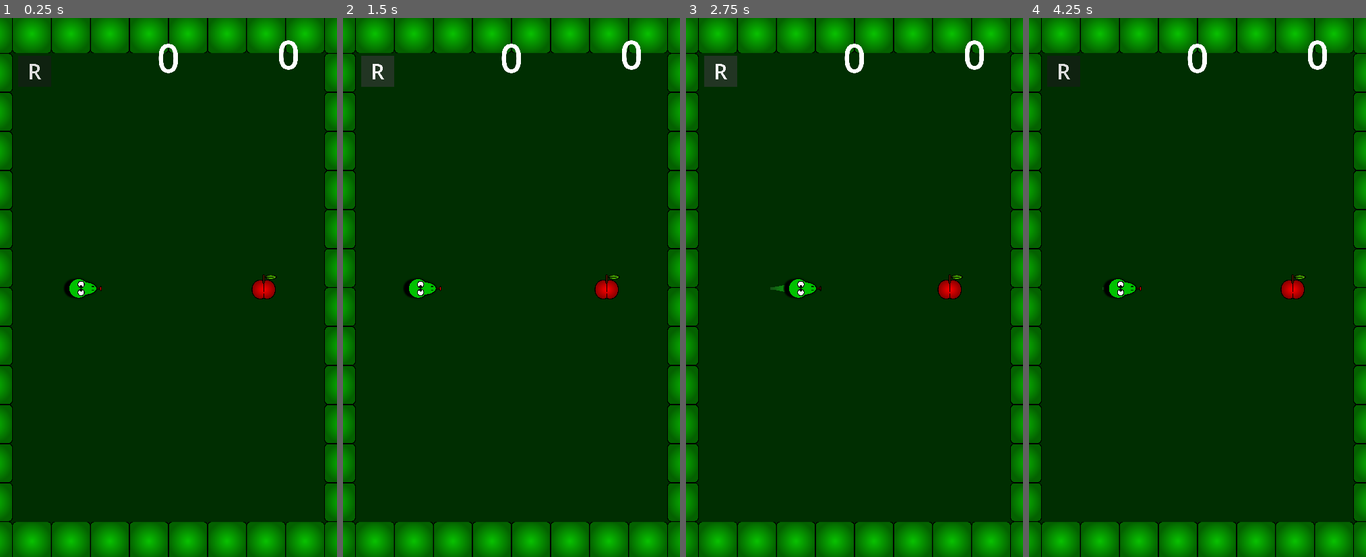
Above: before the commit, frames 1-4 (left to right).
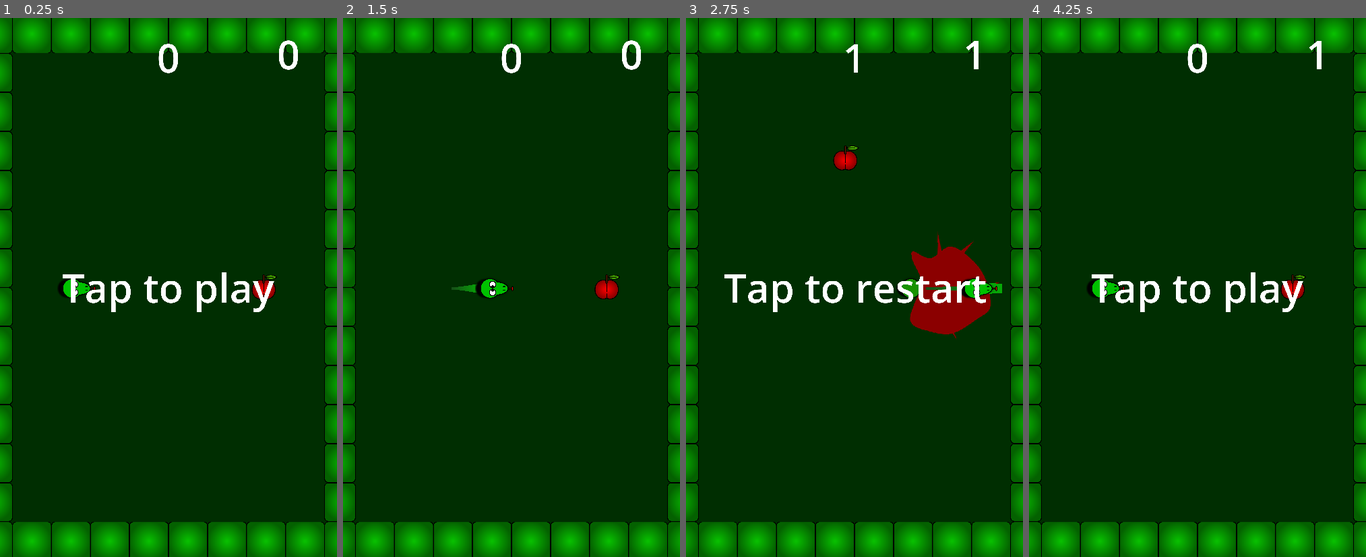
Above: after the commit, the same moments.

Repository: B-mo2000/snake-car
Game: Godot game, scene res://ttt/world.tscn
Two runs of this game, one before a commit and one after it. Both use one fixed random seed, a clock stepped at 60 frames per second and the inputs below.
Inputs (mouse positions are in pixels of both pictures, inside the frame that each line leads up to):
- Up to frame 1 (0.25 s): no input
- Up to frame 2 (1.5 s): click (376, 71) at 0.5 s, where only the run before the commit has a clickable "R"; click (376, 71) at 1.25 s, where only the run before the commit has a clickable "R"
- Up to frame 3 (2.75 s): click (719, 71) at 2 s, where only the run before the commit has a clickable "R"
- Up to frame 4 (4.25 s): tap Enter at 2.75, 3.5 s; move the mouse to (1271, 260) at 2.77 s; hold A (a) 2.78-3.53 s; tap D (d) at 3.05, 3.6 s; move the mouse to (1130, 314) at 3.52 s; tap R (r) at 3.8 s

The runs differ from the first frame. In frame 1, 1.4% of the frame differs, in the area x 8-82%, y 8-55%; in frame 2, 1.2%; in frame 3, 5.5%, in the area x 5-94%, y 4-60%; in frame 4, 1.6%.

Commit message:
tap

Diff:
--- a/project.godot
+++ b/project.godot
@@ -53,6 +53,15 @@
 "events": [Object(InputEventKey,"resource_local_to_scene":false,"resource_name":"","device":-1,"window_id":0,"alt_pressed":false,"shift_pressed":false,"ctrl_pressed":false,"meta_pressed":false,"pressed":false,"keycode":0,"physical_keycode":82,"key_label":0,"unicode":114,"echo":false,"script":null)
 ]
 }
+tap={
+"deadzone": 0.5,
+"events": [Object(InputEventKey,"resource_local_to_scene":false,"resource_name":"","device":-1,"window_id":0,"alt_pressed":false,"shift_pressed":false,"ctrl_pressed":false,"meta_pressed":false,"pressed":false,"keycode":0,"physical_keycode":32,"key_label":0,"unicode":32,"echo":false,"script":null)
+]
+}
+
+[input_devices]
+
+pointing/emulate_touch_from_mouse=true
 
 [rendering]
 
--- a/ttt/Auto.gd
+++ b/ttt/Auto.gd
@@ -6,6 +6,7 @@
 
 var player_pos : Vector2
 var x_x :bool = false
+var tap_to_play = false
 
 var score = 0
 var Hscore = 0
--- a/ttt/player.gd
+++ b/ttt/player.gd
@@ -23,6 +23,7 @@
 	if Input.is_action_just_pressed("quit"):
 		get_tree().quit()
 	if Input.is_action_just_pressed("r"):
+		Auto.tap_to_play = false
 		Auto._button()
 		Auto.score = 0
 		Auto.x_x = false
@@ -42,7 +43,7 @@
 # Called every frame. 'delta' is the elapsed time since the previous frame.
 func _physics_process(delta):
 	_quit()
-	if x_x == false:
+	if x_x == false and Auto.tap_to_play == true:
 		_move()
 
 
--- a/ttt/world.gd
+++ b/ttt/world.gd
@@ -2,7 +2,10 @@
 
 @onready var score = $score
 @onready var hscore = $Hscore
-@onready var play = $play
+@onready var tap = $tap
+@onready var tap_to_play = $tap_to_play
+@onready var tap_to_restart = $tap_to_restart
+@onready var restart = $restart
 
 # Called when the node enters the scene tree for the first time.
 func _ready():
@@ -12,13 +15,30 @@
 	score.text = str(Auto.score)
 	hscore.text = str(Auto.Hscore)
 
+func _tap():
+	if Input.is_action_just_pressed("tap"):
+		Auto.tap_to_play = true
+
 # Called every frame. 'delta' is the elapsed time since the previous frame.
 func _process(delta):
 	_score()
-
-
-func _on_play_pressed():
-	Auto.score = 0
-	Auto.x_x = false
-	Auto._button()
-	get_tree().reload_current_scene()
+	if Auto.tap_to_play == false:
+		_tap()
+	if Auto.tap_to_play == true:
+		tap.hide()
+		tap_to_play.hide()
+	if Auto.tap_to_play == false:
+		tap.show()
+		tap_to_play.show()
+	if Auto.x_x == true:
+		tap_to_restart.show()
+		restart.show()
+		if Input.is_action_just_pressed("r"):
+			Auto.score = 0
+			Auto.x_x = false
+			Auto._button()
+			Auto.tap_to_play = false
+			get_tree().reload_current_scene()
+	if Auto.x_x == false:
+		tap_to_restart.hide()
+		restart.hide()
--- a/ttt/world.tscn
+++ b/ttt/world.tscn
@@ -17,6 +17,9 @@
 tile_size = Vector2i(250, 250)
 physics_layer_0/collision_layer = 1
 sources/0 = SubResource("TileSetAtlasSource_nkldp")
+
+[sub_resource type="RectangleShape2D" id="RectangleShape2D_tsgqj"]
+size = Vector2(2500, 3500)
 
 [node name="world" type="Node2D"]
 script = ExtResource("1_4533x")
@@ -65,15 +68,36 @@
 vertical_alignment = 1
 metadata/_edit_lock_ = true
 
-[node name="play" type="Button" parent="."]
+[node name="tap_to_play" type="Label" parent="."]
 z_index = 2
-offset_left = -965.0
-offset_top = -1486.0
-offset_right = -751.0
-offset_bottom = -1289.0
-theme_override_font_sizes/font_size = 138
-text = "R
-"
+offset_left = -683.0
+offset_top = -177.0
+offset_right = 679.0
+offset_bottom = 172.0
+theme_override_font_sizes/font_size = 256
+text = "Tap to play"
+horizontal_alignment = 1
+vertical_alignment = 1
 metadata/_edit_lock_ = true
 
-[connection signal="pressed" from="play" to="." method="_on_play_pressed"]
+[node name="tap_to_restart" type="Label" parent="."]
+z_index = 2
+offset_left = -839.0
+offset_top = -177.0
+offset_right = 850.0
+offset_bottom = 172.0
+theme_override_font_sizes/font_size = 256
+text = "Tap to restart"
+horizontal_alignment = 1
+vertical_alignment = 1
+metadata/_edit_lock_ = true
+
+[node name="tap" type="TouchScreenButton" parent="."]
+shape = SubResource("RectangleShape2D_tsgqj")
+action = "tap"
+metadata/_edit_lock_ = true
+
+[node name="restart" type="TouchScreenButton" parent="."]
+shape = SubResource("RectangleShape2D_tsgqj")
+action = "r"
+metadata/_edit_lock_ = true
Not shown: 1 places in ttt/world.tscn that only renumber resources
